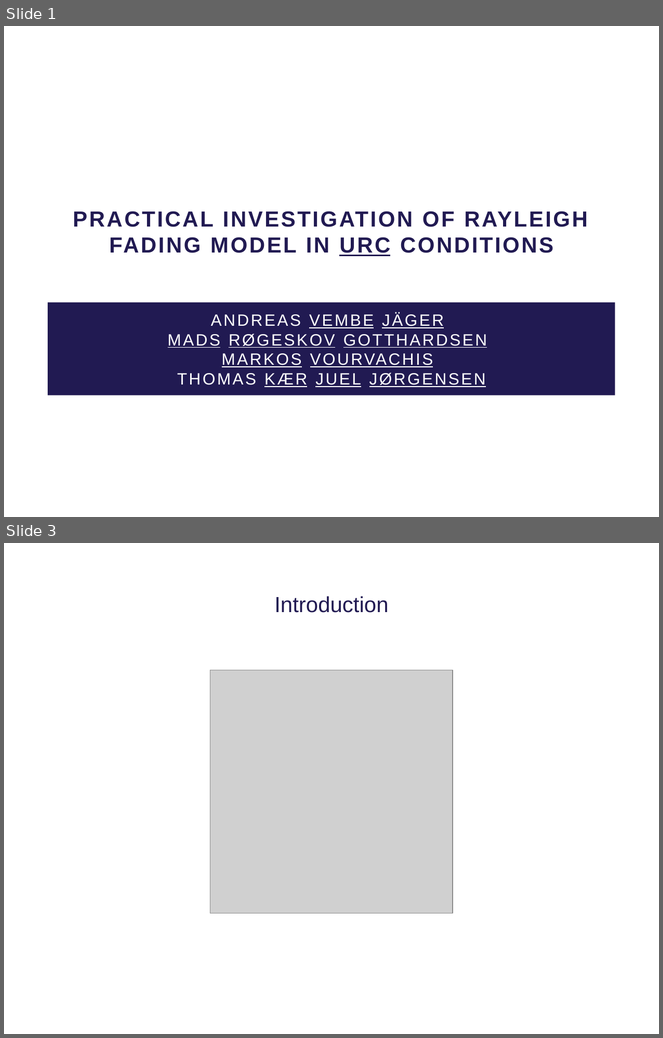
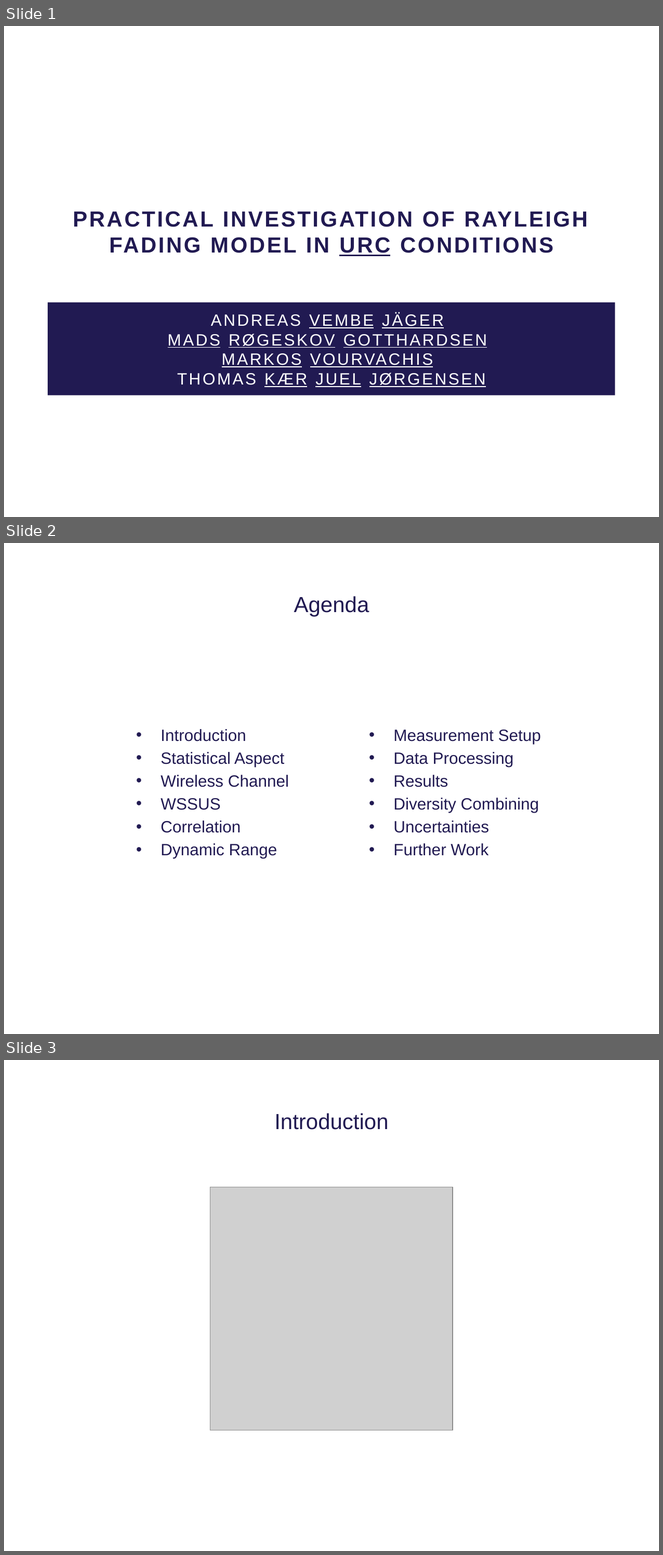
Before and after one commit to tkjj13/P8, a slide deck: ppt/final.pptx. Shown one above the other, each under a label of ours: slides 1 and 3 before the commit, slides 1, 2 and 3 after it; the slides between them are not shown. The pictures are 663x1038 and 663x1555 pixels, drawn with LibreOffice and Linux fonts; fonts in the diff are those of the drawing; grey boxes stand for pictures; background and template pictures are left out. Boxes give left, top, right and bottom in pixels: in the first picture for what was removed or moved away, otherwise in the second. Text is boxed around its words. In the diff, an @@ line names an element or a change of style, - is before the commit and + after.

Commit message:
ppt

```diff
--- a/ppt/final.pptx
+++ b/ppt/final.pptx
@@ slide 2 added at box(4, 543, 659, 1034), background #FFFFFF @@
@@ title added at box(294, 596, 370, 616), 24 pt, text #211A52 @@
+Agenda
@@ text added at box(161, 729, 289, 859), 18 pt, text #211A52 @@
+• Introduction
+• Statistical Aspect
+• Wireless Channel
+• WSSUS
+• Correlation
+• Dynamic Range
@@ text added at box(393, 730, 541, 856), 18 pt, text #211A52 @@
+• Measurement Setup
+• Data Processing
+• Results
+• Diversity Combining
+• Uncertainties
+• Further Work
```
Also in this commit, not shown: 1 slide removed.
